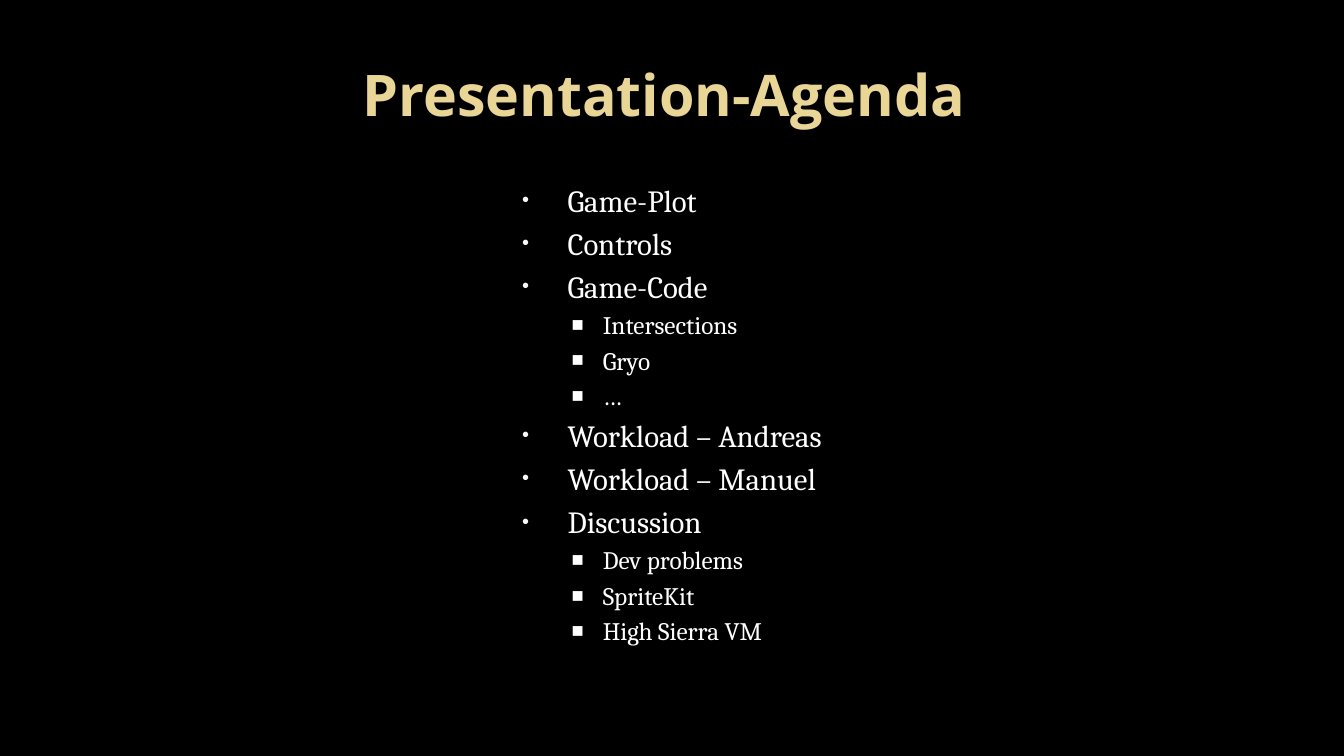
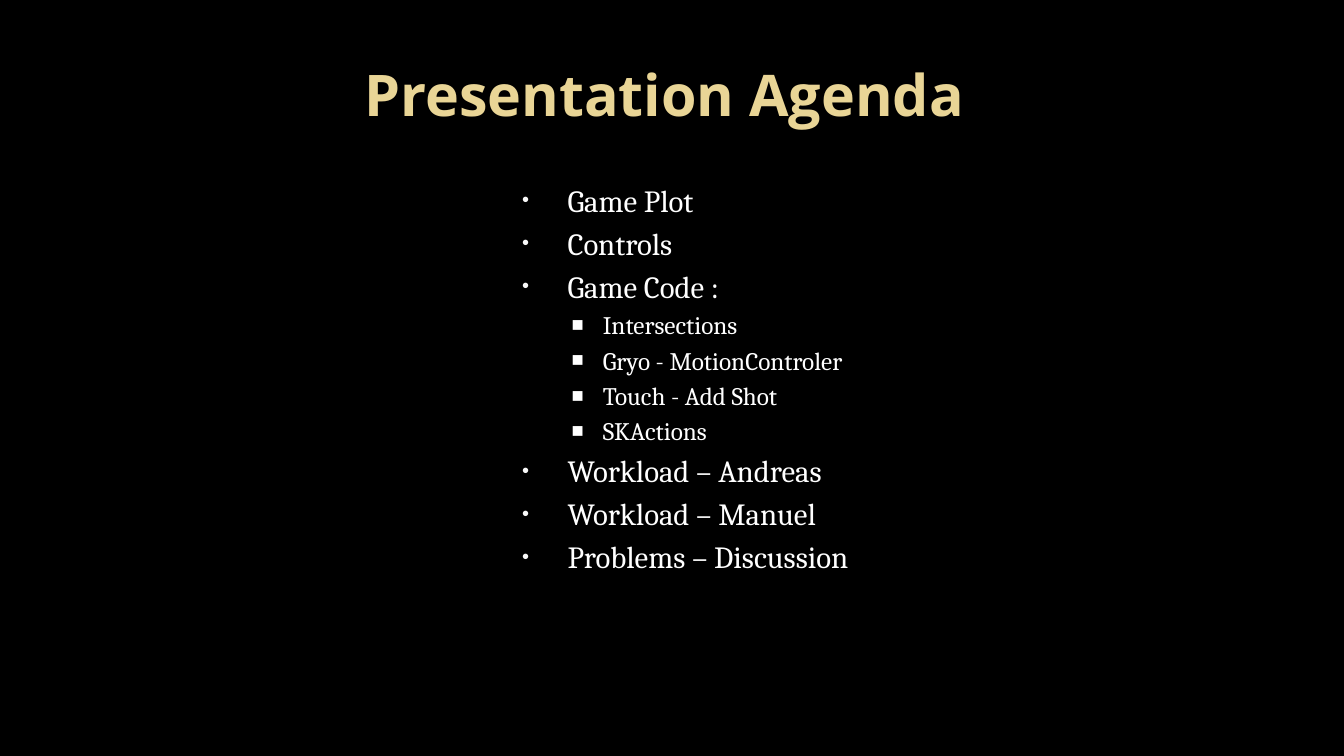
Before and after one commit to andreasdietze/MobileAppWiSe1718, a slide deck: slide 2 of Präsentation/MobileAppsWiSe1718_Dietze_Schmitt_Vorabversion.pptx. Drawn at 1344x756 pixels with LibreOffice and Linux fonts; fonts in the diff are those of the drawing; background and template pictures are left out. Boxes give left, top, right and bottom in pixels: in the first picture for what was removed or moved away, otherwise in the second. Text is boxed around its words. In the diff, an @@ line names an element or a change of style, - is before the commit and + after.

Commit message:
Update Präsentation

```diff
--- a/Präsentation/MobileAppsWiSe1718_Dietze_Schmitt_Vorabversion.pptx
+++ b/Präsentation/MobileAppsWiSe1718_Dietze_Schmitt_Vorabversion.pptx
@@ title at box(364, 72, 964, 130): text changed @@
-Presentation-Agenda
+Presentation Agenda
@@ text at box(568, 190, 693, 213): text changed @@
-• Game-Plot
+• Game Plot
@@ text at box(568, 276, 704, 299): text changed @@
-• Game-Code
+• Game Code :
@@ text at box(603, 352, 843, 441): text changed @@
-  ■ Gryo
-  ■ …
+  ■ Gryo - MotionControler
+  ■ Touch - Add Shot
+  ■ SKActions
@@ text at box(568, 546, 848, 569): text changed; size 18 to 22 pt @@
-• Discussion
-  ■ Dev problems
-  ■ SpriteKit
-  ■ High Sierra VM
+• Problems – Discussion
```
Also in this commit, not shown: 1 other slide changed, 4 slides added, 1 slide removed.
